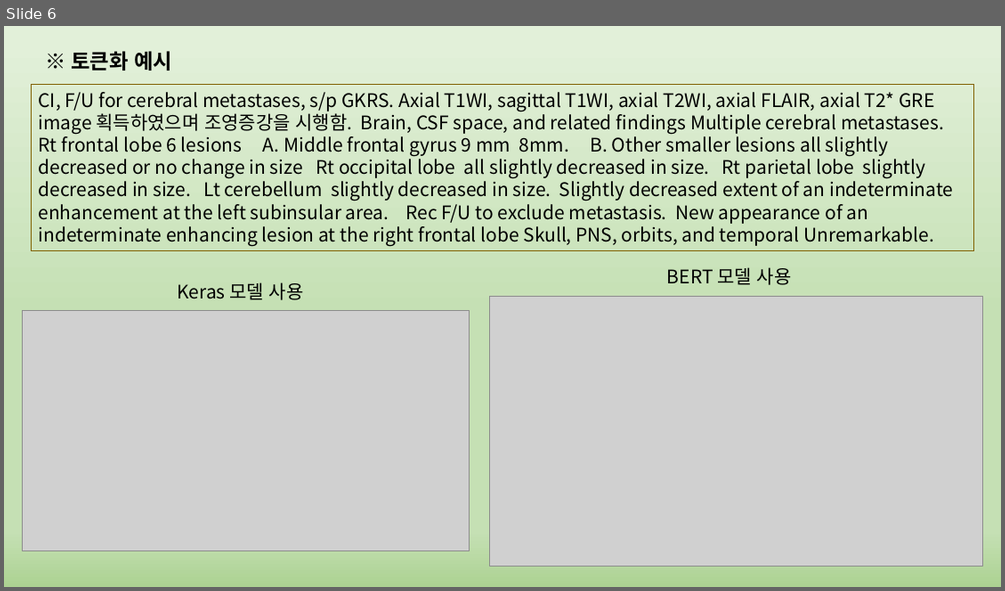
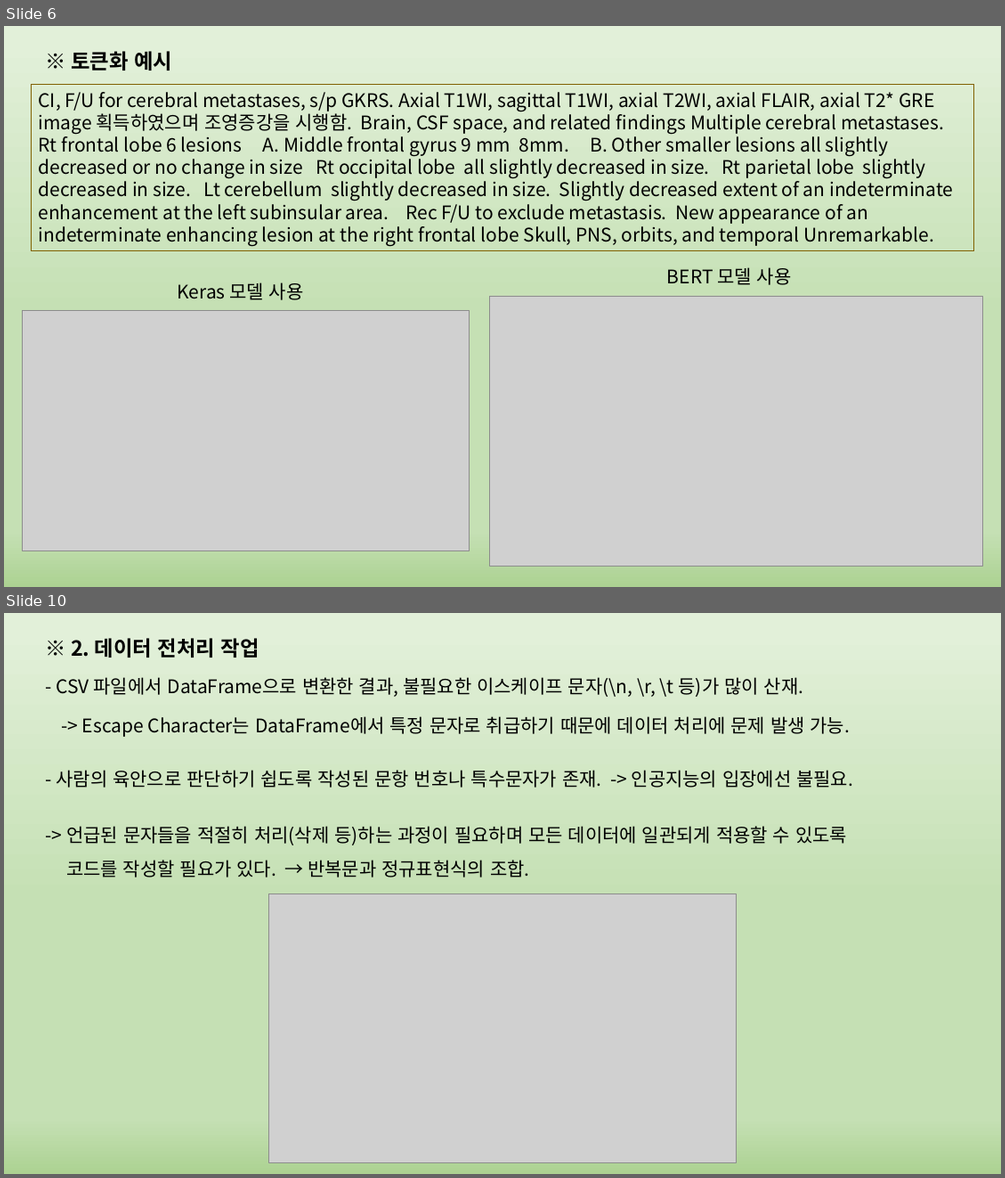
Before and after one commit to phantom0119/K-ium, a slide deck: 정리.pptx. Shown one above the other, each under a label of ours: slide 6 before the commit, slides 6 and 10 after it; the slides between them are not shown. The pictures are 1005x591 and 1005x1178 pixels, drawn with LibreOffice and Linux fonts; fonts in the diff are those of the drawing; grey boxes stand for pictures. Boxes give left, top, right and bottom in pixels: in the first picture for what was removed or moved away, otherwise in the second. Text is boxed around its words. In the diff, an @@ line names an element or a change of style, - is before the commit and + after.

Commit message:
2차 종료 후 업데이트 (ppt 정리)

```diff
--- a/정리.pptx
+++ b/정리.pptx
@@ slide 10 added at bbox=[4, 613, 1001, 1174], background gradient #E2F0D9 to #C5E0B4 to #ACD292 @@
@@ text added at bbox=[71, 638, 259, 657], 20 pt, text #000000, bold @@
+※ 2. 데이터 전처리 작업
@@ text added at bbox=[57, 677, 803, 697], 18 pt, text #000000 @@
+- CSV 파일에서 DataFrame으로 변환한 결과, 불필요한 이스케이프 문자(\n, \r, \t 등)가 많이 산재.
@@ text added at bbox=[82, 716, 850, 737], 18 pt, text #000000 @@
+-> Escape Character는 DataFrame에서 특정 문자로 취급하기 때문에 데이터 처리에 문제 발생 가능.
@@ text added at bbox=[57, 770, 853, 787], 18 pt, text #000000 @@
+- 사람의 육안으로 판단하기 쉽도록 작성된 문항 번호나 특수문자가 존재. -> 인공지능의 입장에선 불필요.
@@ text added at bbox=[66, 826, 847, 877], 18 pt, text #000000 @@
+-> 언급된 문자들을 적절히 처리(삭제 등)하는 과정이 필요하며 모든 데이터에 일관되게 적용할 수 있도록
+코드를 작성할 필요가 있다. → 반복문과 정규표현식의 조합.
@@ picture added at bbox=[268, 893, 736, 1163] @@
```
Also in this commit, not shown: 12 other slides added, 7 other files.
